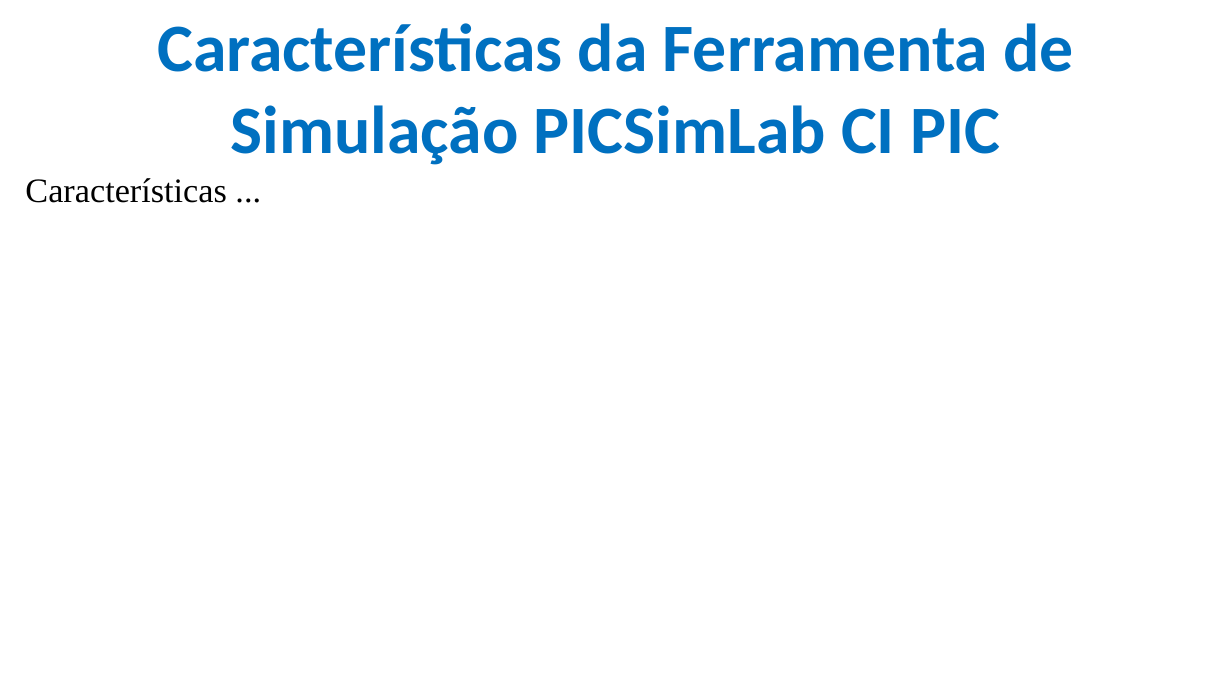
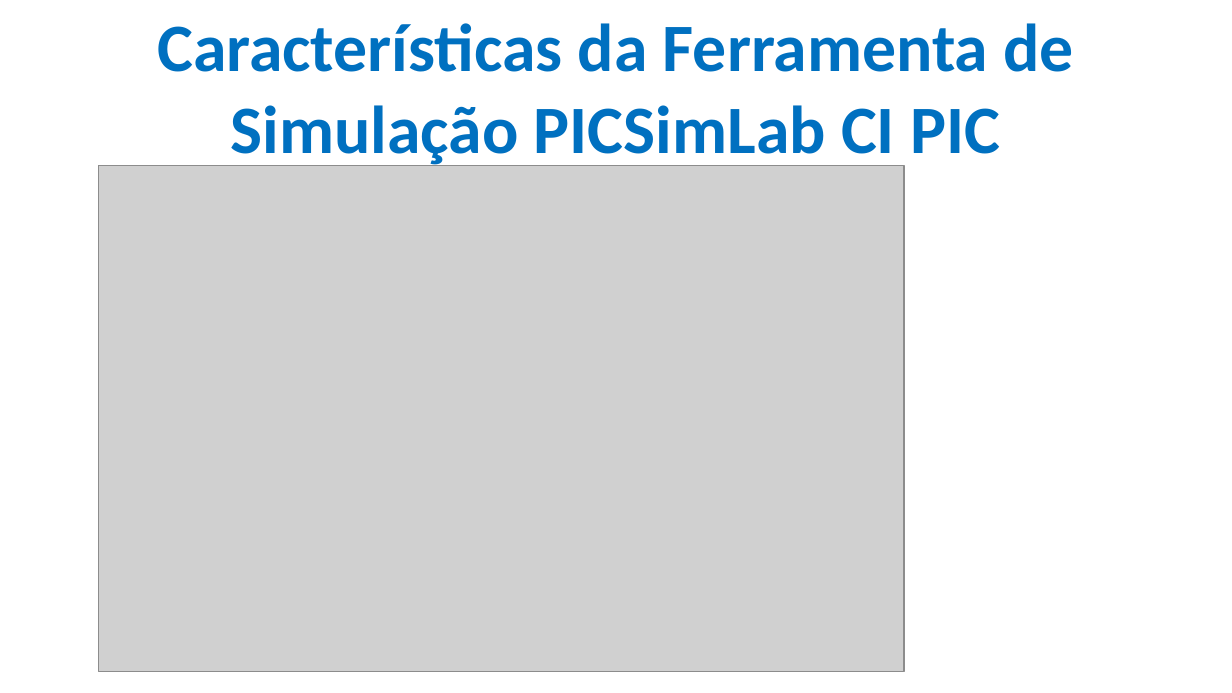
Before and after one commit to CloudEducationBrazil/WydenArea1ProgramacaoMicrocontroladores, a slide deck: slide 34 of 01 Classes/Aula 02 - Programação Microcontroladores.pptx (slide 29 before the commit). Drawn at 1232x693 pixels with LibreOffice and Linux fonts; fonts in the diff are those of the drawing; grey boxes stand for pictures; background and template pictures are left out. Boxes give left, top, right and bottom in pixels: in the first picture for what was removed or moved away, otherwise in the second. Text is boxed around its words. In the diff, an @@ line names an element or a change of style, - is before the commit and + after.

```diff
--- a/01 Classes/Aula 02 - Programação Microcontroladores.pptx
+++ b/01 Classes/Aula 02 - Programação Microcontroladores.pptx
@@ text removed at <box>25,178,226,203</box> @@
-Características ...
@@ picture added at <box>99,165,904,671</box> @@
```
Also in this commit, not shown: 5 slides added.
